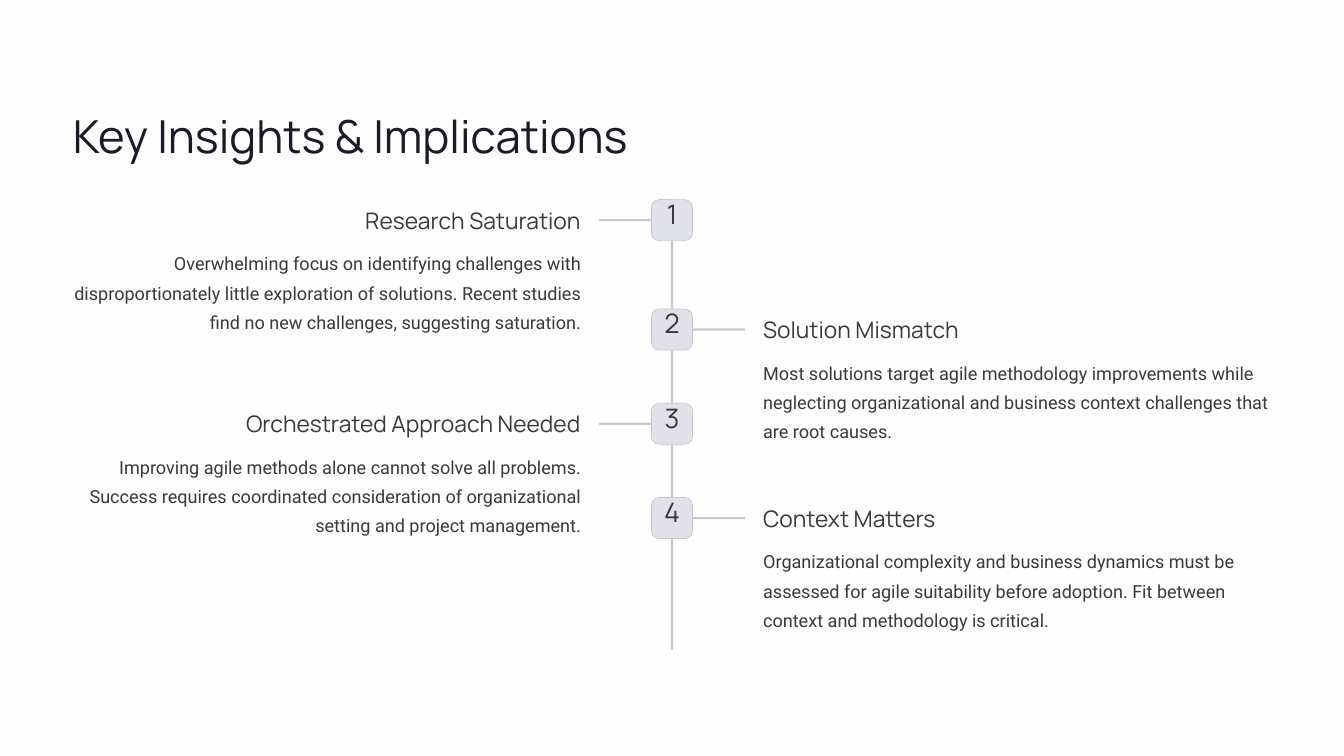
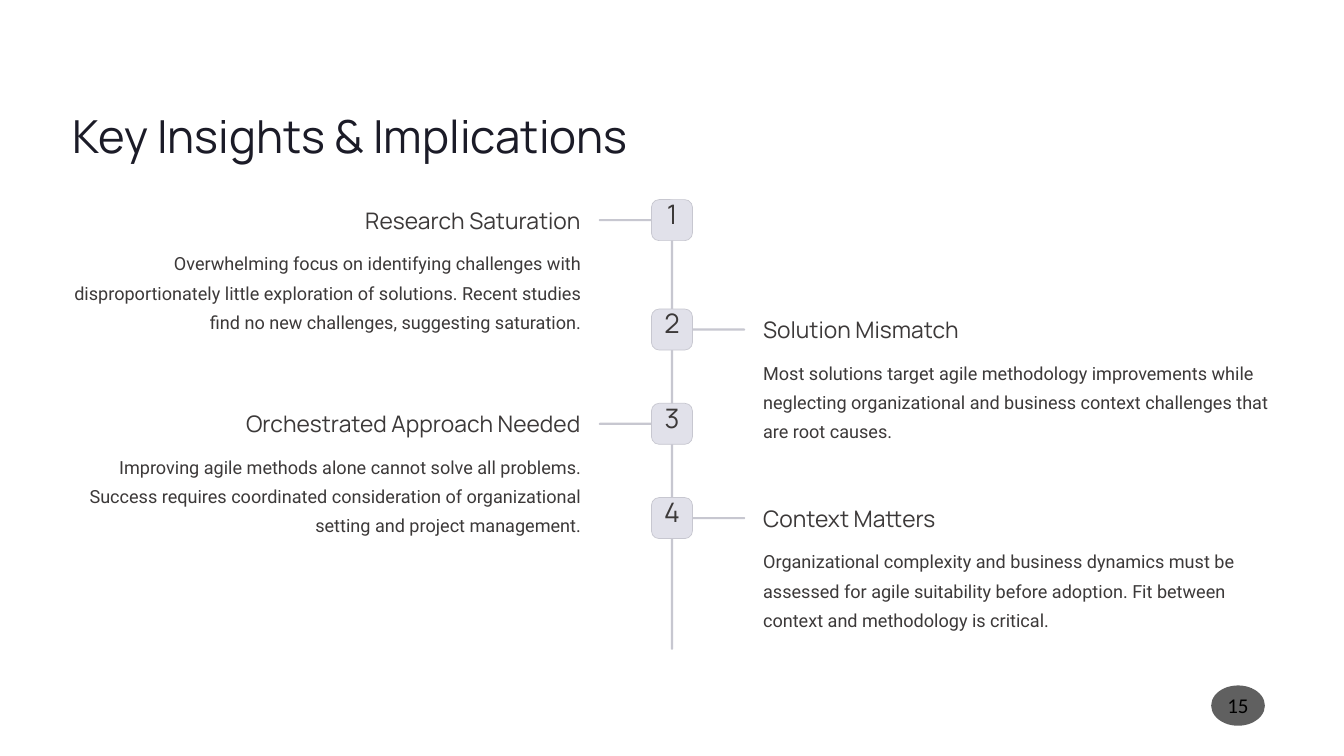
Before and after one commit to shohaghcsesust/MSCSE-SSA, a slide deck: slide 15 of Agile-Software-Requirements-Engineering.pptx (slide 13 before the commit). Drawn at 1344x756 pixels with LibreOffice and Linux fonts; fonts in the diff are those of the drawing. Boxes give left, top, right and bottom in pixels: in the first picture for what was removed or moved away, otherwise in the second. Text is boxed around its words. In the diff, an @@ line names an element or a change of style, - is before the commit and + after.

```diff
--- a/Agile-Software-Requirements-Engineering.pptx
+++ b/Agile-Software-Requirements-Engineering.pptx
@@ rectangle removed at box(0, 0, 1344, 756) @@
@@ rectangle removed at box(0, 0, 1344, 756) @@
@@ page number added at box(1211, 685, 1265, 726), fill #1D1D1D at 70% opacity, 18 pt, text #000000 @@
+15
```
Also in this commit, not shown: 14 other slides changed, 3 slides added, 1 slide removed.
